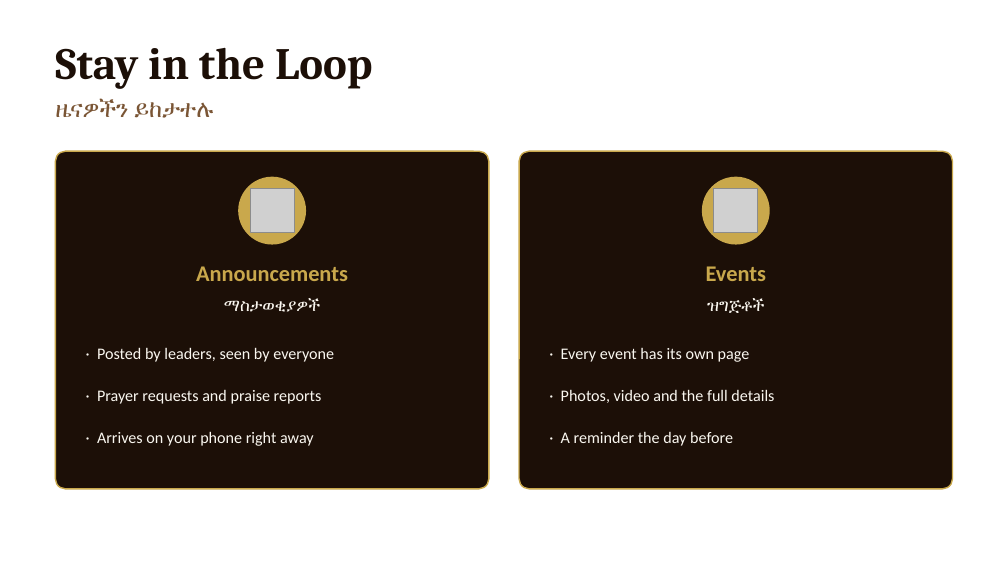
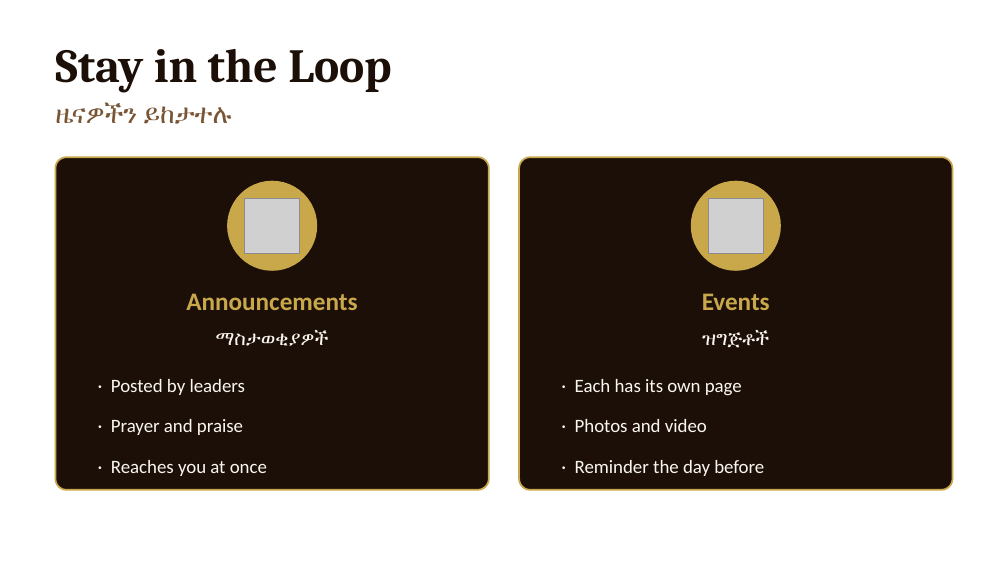
Before and after one commit to amenbekele1/Christian-Fellowship-Website, a slide deck: slide 5 of presentation/WETCF_Launch_Presentation.pptx. Drawn at 1008x567 pixels with LibreOffice and Linux fonts; fonts in the diff are those of the drawing; grey boxes stand for pictures. Boxes give left, top, right and bottom in pixels: in the first picture for what was removed or moved away, otherwise in the second. Text is boxed around its words. In the diff, an @@ line names an element or a change of style, - is before the commit and + after.

```diff
--- a/presentation/WETCF_Launch_Presentation.pptx
+++ b/presentation/WETCF_Launch_Presentation.pptx
@@ text "Stay in the Loop" at (55,49,391,93): size 32 to 34 pt @@
@@ text "ዜናዎችን ይከታተሉ" at (55,103,232,124): size 17 to 19 pt @@
@@ rounded rectangle: place and size @@
-rounded rectangle at (55,151,489,489)
+rounded rectangle at (55,157,489,490)
@@ rounded rectangle at (55,157,489,490): outline #C9A84C 1 pt to #C9A84C 1.25 pt; proportions changed @@
@@ rounded rectangle at (519,157,953,490): outline #C9A84C 1 pt to #C9A84C 1.25 pt; proportions changed @@
@@ rounded rectangle: place and size @@
-rounded rectangle at (519,151,953,489)
+rounded rectangle at (519,157,953,490)
@@ ellipse: place and size @@
-ellipse at (239,177,305,244)
+ellipse at (228,181,317,270)
@@ picture: place and size @@
-picture at (250,188,294,233)
+picture at (245,199,300,254)
@@ ellipse: place and size @@
-ellipse at (703,177,769,244)
+ellipse at (691,181,780,270)
@@ picture: place and size @@
-picture at (714,188,758,233)
+picture at (709,199,764,254)
@@ text "Announcements": place and size @@
-text "Announcements" at (196,266,348,281)
+text "Announcements" at (186,293,357,310)
@@ text "Announcements" at (186,293,357,310): size 16 to 18 pt @@
@@ text "Events" at (702,293,770,310): size 16 to 18 pt @@
@@ text "Events": place and size @@
-text "Events" at (706,266,766,281)
+text "Events" at (702,293,770,310)
@@ text "ማስታወቂያዎች": place and size @@
-text "ማስታወቂያዎች" at (224,298,320,312)
+text "ማስታወቂያዎች" at (216,330,329,346)
@@ text "ማስታወቂያዎች" at (216,330,329,346): size 12 to 14 pt @@
@@ text "ዝግጅቶች": place and size @@
-text "ዝግጅቶች" at (707,298,764,313)
+text "ዝግጅቶች" at (702,330,769,348)
@@ text "ዝግጅቶች" at (702,330,769,348): size 12 to 14 pt @@
@@ text at (111,379,246,395): text changed; size 11.5 to 13.5 pt @@
-· Posted by leaders, seen by everyone
+· Posted by leaders
@@ text at (575,379,742,396): text changed; size 11.5 to 13.5 pt @@
-· Every event has its own page
+· Each has its own page
@@ text at (111,419,243,435): text changed; size 11.5 to 13.5 pt @@
-· Prayer requests and praise reports
+· Prayer and praise
@@ text at (575,419,707,432): text changed; size 11.5 to 13.5 pt @@
-· Photos, video and the full details
+· Photos and video
@@ text at (111,460,267,476): text changed; size 11.5 to 13.5 pt @@
-· Arrives on your phone right away
+· Reaches you at once
@@ text at (575,460,764,476): text changed; size 11.5 to 13.5 pt @@
-· A reminder the day before
+· Reminder the day before
```
Also in this commit, not shown: 13 other slides changed, 1 other file.
